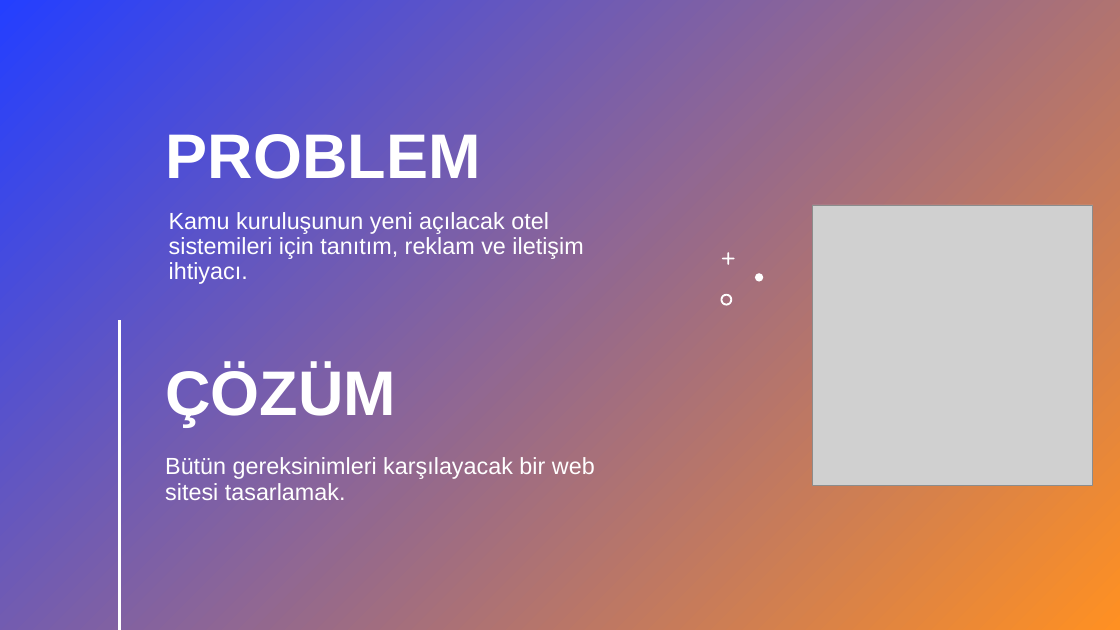
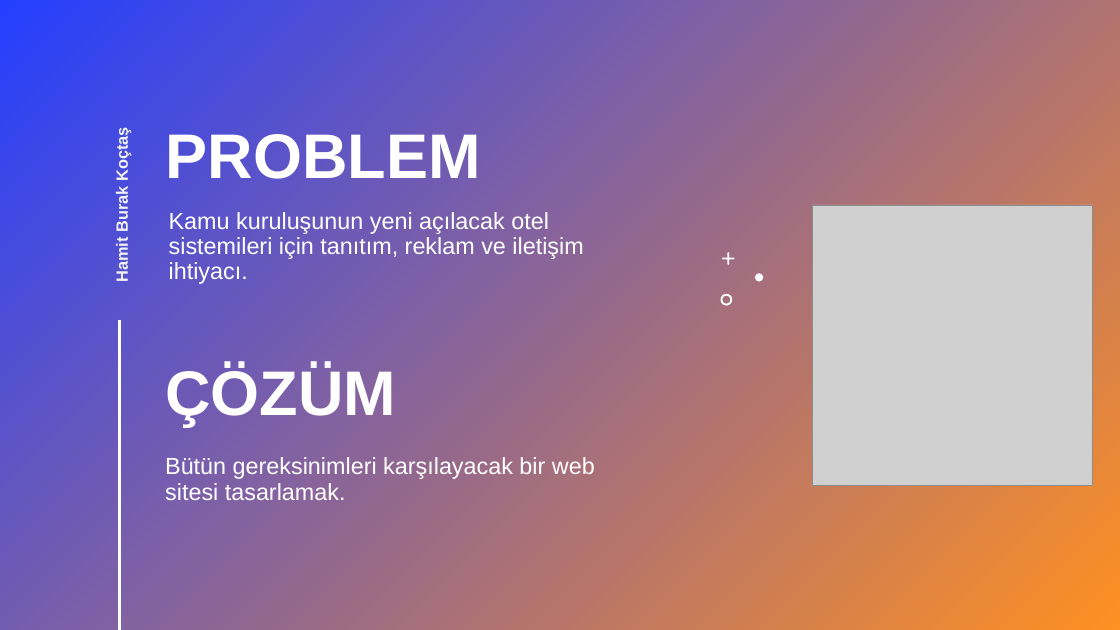
Before and after one commit to keserbaros1/EHOTEL, a slide deck: slide 3 of EHotel Fizibilite Sunumu.pptx. Drawn at 1120x630 pixels with LibreOffice and Linux fonts; fonts in the diff are those of the drawing; grey boxes stand for pictures. Boxes give left, top, right and bottom in pixels: in the first picture for what was removed or moved away, otherwise in the second. Text is boxed around its words. In the diff, an @@ line names an element or a change of style, - is before the commit and + after.

```diff
--- a/EHotel Fizibilite Sunumu.pptx
+++ b/EHotel Fizibilite Sunumu.pptx
@@ text added at box(113, 132, 131, 281), 14 pt, text #F2F2F2, bold @@
+Hamit Burak Koçtaş
```
Also in this commit, not shown: 8 other slides changed, 4 slides added, 3 slides removed, 1 other file.
